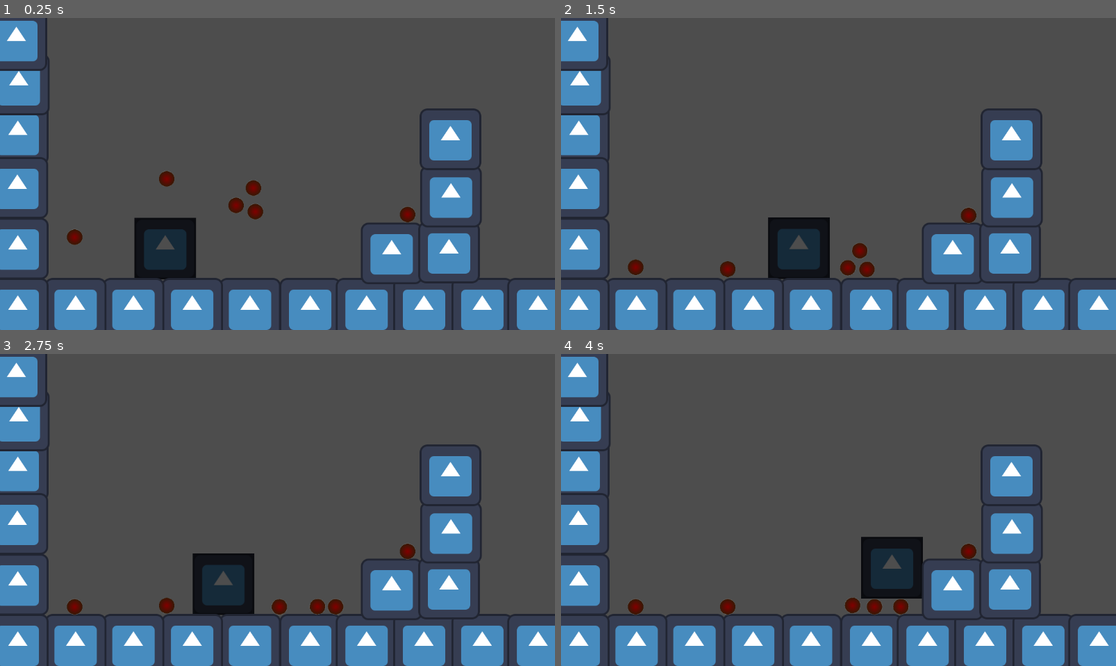
Above: before the commit, frames 1-4 (two rows, left to right).
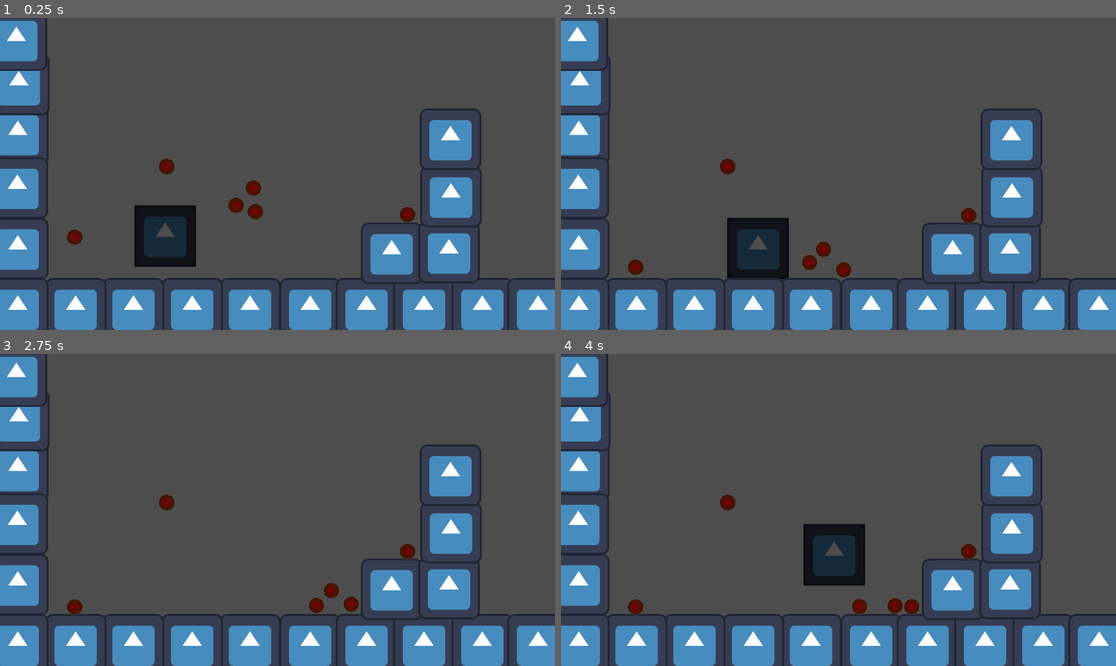
Above: after the commit, the same moments.

Repository: DataBASED-Enjoyers/platformer-gang
Game: Godot game, scene res://scenes/main.tscn
Same seed, same stepped clock (60 frames per second), same inputs: the game is played once before the commit and once after it. The engine's default icon, where the game draws it, is replaced by a stand-in: a white triangle on a blue panel in a dark square.
Inputs:
- Up to frame 1 (0.25 s): no input
- Up to frame 2 (1.5 s): hold Space (jump) 0.53-1.28 s; hold D (move_right) from 0.53 s (still down); tap J (attack) at 1.35 s
- Up to frame 3 (2.75 s): tap Space (jump) at 1.52, 1.55, 1.82 s; release D (move_right) at 2.03 s; hold A (move_left) from 2.03 s (still down); hold Space (jump) from 2.03 s (still down)
- Up to frame 4 (4 s): release A (move_left) at 2.78 s; release Space (jump) at 2.78 s; hold D (move_right) from 2.78 s (still down); tap J (attack) at 2.85 s; tap Space (jump) at 3.02, 3.05, 3.32 s; hold Space (jump) from 3.53 s (still down)

The runs differ from the first frame. In frame 1, 1.7% of the frame differs, in the area x 24-36%, y 44-84%; in frame 2, 3.6%; in frame 3, 2.8%; in frame 4, 4.7%, in the area x 28-66%, y 44-84%.

Commit message:
Changed class for the character to RigidBody2D

Diff:
--- a/scenes/ball.tscn
+++ b/scenes/ball.tscn
@@ -21,6 +21,7 @@
 [node name="Ball" type="RigidBody2D" groups=["movable_objects"]]
 collision_layer = 4
 collision_mask = 7
+mass = 0.5
 physics_material_override = SubResource("PhysicsMaterial_sbjpp")
 script = ExtResource("1_seeqd")
 
--- a/scenes/main.tscn
+++ b/scenes/main.tscn
@@ -8,6 +8,7 @@
 
 [node name="Player" parent="." instance=ExtResource("2_783kf")]
 position = Vector2(343, 427)
+jump_velocity = 1200.0
 
 [node name="Walls" type="Node2D" parent="."]
 
@@ -81,6 +82,7 @@
 
 [node name="Ball4" parent="Balls" instance=ExtResource("3_gqra2")]
 position = Vector2(346, 308)
+freeze = true
 
 [node name="Ball5" parent="Balls" instance=ExtResource("3_gqra2")]
 position = Vector2(846, 389)
--- a/scenes/player.gd
+++ b/scenes/player.gd
@@ -1,26 +1,23 @@
 class_name Player
-extends CharacterBody2D
+extends RigidBody2D
 
 @onready var collision_shape_2d: CollisionShape2D = $CollisionShape2D
 @onready var sprite_2d: Sprite2D = $Sprite2D
 @onready var animation_player: AnimationPlayer = $AnimationPlayer
-@onready var ceiling_detector: Area2D = $Sprite2D/CeilingDetector
+@onready var floor_detector: Area2D = $FloorDetector
 
-@export var speed = 130.0
-@export var jump_velocity = -300.0
-@export var custom_gravity = 1560
+@export var speed = 200.0
+@export var jump_velocity = 1200.0
+#@export var custom_gravity = 1560
 @export var attack_strength = 500
 
 const PUSH_FORCE = 40.0
+var objects_under_feet: int = 0
 
 
 # Functions
 func _physics_process(delta: float) -> void:
-	if not is_on_floor():
-		velocity.y += custom_gravity * delta
-
-	if Input.is_action_just_pressed("jump") and is_on_floor():
-		velocity.y = jump_velocity
+	var velocity: Vector2 = Vector2.ZERO
 
 	var direction = Input.get_axis("move_left", "move_right")
 	if direction != 0:
@@ -30,21 +27,33 @@
 		velocity.x = move_toward(velocity.x, 0, speed)
 
 	# Key function
-	move_and_slide()
-
-	# Resolve Collisions with RigidBodies
-	for i in get_slide_collision_count():
-		var c = get_slide_collision(i)
-		print(c.get_collider())
-		if c.get_collider() is RigidBody2D:
-			c.get_collider().apply_central_impulse(-c.get_normal() * PUSH_FORCE)
+	var colliding_info = move_and_collide(velocity * delta)
 
 
 func _input(event: InputEvent) -> void:
 	if event.is_action_pressed("attack"):
 		animation_player.play("attack")
+	if event.is_action_pressed("jump") and is_on_floor():
+		apply_central_impulse(Vector2(0, -jump_velocity * mass))
 
 
 func _on_attack_area_2d_body_entered(body: Node2D) -> void:
 	if body.is_in_group("movable_objects"):
 		body.get_impulse_from(position, attack_strength)
+
+
+func _on_floor_detector_body_entered(body: Node2D) -> void:
+	if body is StaticBody2D:
+		objects_under_feet += 1
+
+
+func _on_floor_detector_body_exited(body: Node2D) -> void:
+	if body is StaticBody2D:
+		objects_under_feet -= 1
+
+	if objects_under_feet < 0:
+		objects_under_feet = 0
+
+
+func is_on_floor():
+	return objects_under_feet > 0
--- a/scenes/player.tscn
+++ b/scenes/player.tscn
@@ -1,7 +1,9 @@
-[gd_scene load_steps=10 format=3 uid="uid://bjqc8ul3foelh"]
+[gd_scene load_steps=12 format=3 uid="uid://bjqc8ul3foelh"]
 
 [ext_resource type="Texture2D" uid="uid://c30cxbsc2er20" path="res://icon.svg" id="1_l4atp"]
 [ext_resource type="Script" path="res://scenes/player.gd" id="1_ofn0u"]
+
+[sub_resource type="PhysicsMaterial" id="PhysicsMaterial_0nwcl"]
 
 [sub_resource type="RectangleShape2D" id="RectangleShape2D_asbjq"]
 size = Vector2(125, 125)
@@ -11,6 +13,9 @@
 
 [sub_resource type="RectangleShape2D" id="RectangleShape2D_1ip4q"]
 size = Vector2(110, 100)
+
+[sub_resource type="RectangleShape2D" id="RectangleShape2D_47tbf"]
+size = Vector2(116, 8)
 
 [sub_resource type="Animation" id="Animation_oy4n2"]
 length = 0.001
@@ -53,15 +58,12 @@
 "idle": SubResource("Animation_opw7a")
 }
 
-[node name="Player" type="CharacterBody2D"]
+[node name="Player" type="RigidBody2D"]
 collision_layer = 2
-collision_mask = 7
-floor_stop_on_slope = false
-platform_floor_layers = 4294967047
-safe_margin = 1.0
+collision_mask = 5
+physics_material_override = SubResource("PhysicsMaterial_0nwcl")
+lock_rotation = true
 script = ExtResource("1_ofn0u")
-speed = 200.0
-jump_velocity = -700.0
 
 [node name="CollisionShape2D" type="CollisionShape2D" parent="."]
 shape = SubResource("RectangleShape2D_asbjq")
@@ -80,6 +82,14 @@
 disabled = true
 debug_color = Color(1, 0.00930105, 0.0366831, 0.42)
 
+[node name="FloorDetector" type="Area2D" parent="."]
+collision_layer = 32
+collision_mask = 5
+
+[node name="CollisionShape2D" type="CollisionShape2D" parent="FloorDetector"]
+position = Vector2(0, 64)
+shape = SubResource("RectangleShape2D_47tbf")
+
 [node name="AnimationPlayer" type="AnimationPlayer" parent="."]
 libraries = {
 "": SubResource("AnimationLibrary_mtgm4")
@@ -87,3 +97,5 @@
 autoplay = "idle"
 
 [connection signal="body_entered" from="Sprite2D/AttackArea2D" to="." method="_on_attack_area_2d_body_entered"]
+[connection signal="body_entered" from="FloorDetector" to="." method="_on_floor_detector_body_entered"]
+[connection signal="body_exited" from="FloorDetector" to="." method="_on_floor_detector_body_exited"]
